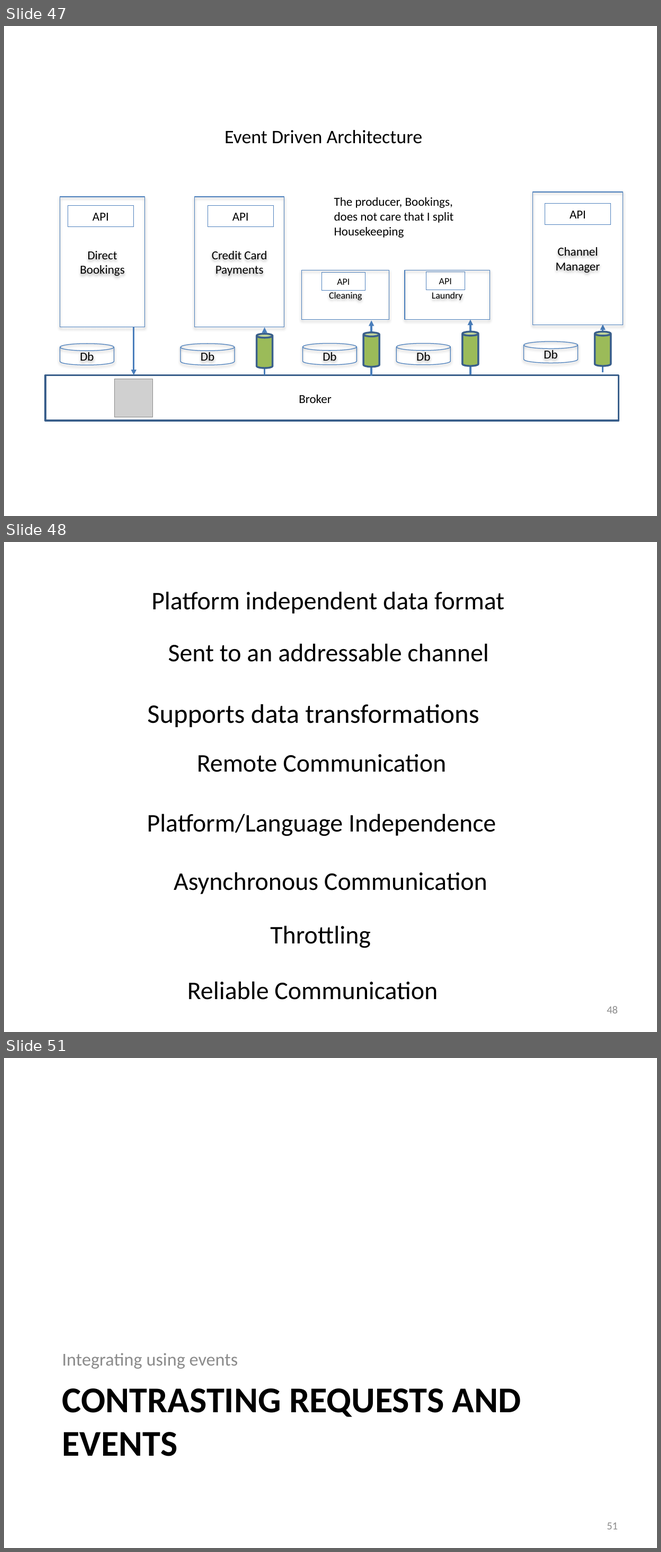
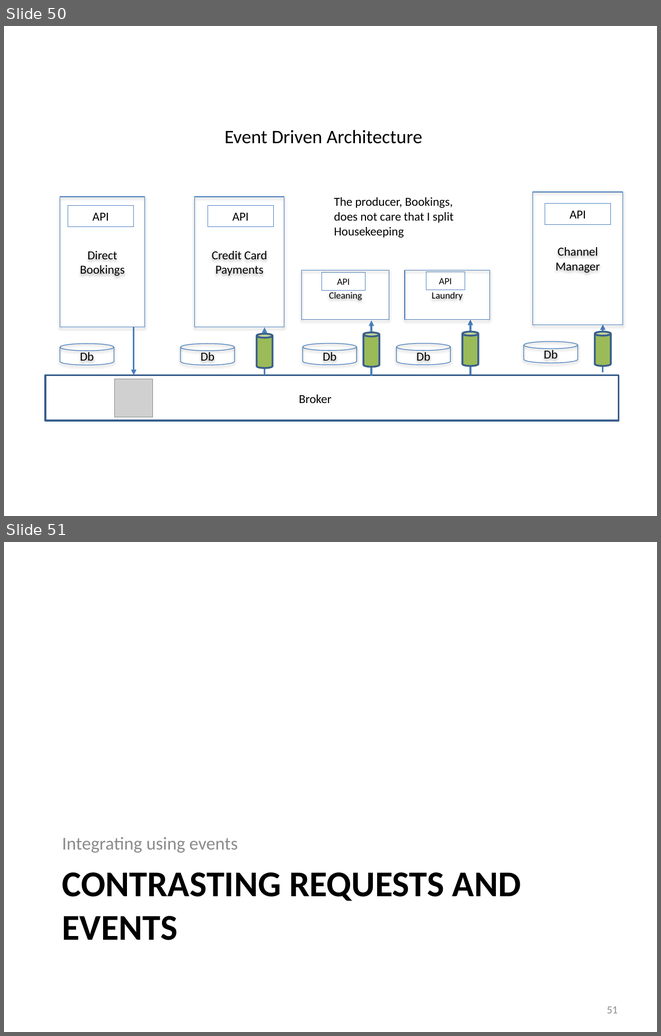
Before and after one commit to iancooper/Presentations, a slide deck: Practical Messaging - Day 1 - New.pptx. Shown one above the other, each under a label of ours: slides 47, 48 and 51 before the commit, slides 50 and 51 after it; the slides between them are not shown. The pictures are 661x1552 and 661x1036 pixels, drawn with LibreOffice and Linux fonts; fonts in the diff are those of the drawing; grey boxes stand for pictures. Boxes give left, top, right and bottom in pixels: in the first picture for what was removed or moved away, otherwise in the second. Text is boxed around its words. In the diff, an @@ line names an element or a change of style, - is before the commit and + after.

```diff
--- a/Practical Messaging - Day 1 - New.pptx
+++ b/Practical Messaging - Day 1 - New.pptx
@@ slide 48 removed at <box>4,542,657,1032</box>, background #FFFFFF @@
@@ text removed at <box>151,591,504,614</box> @@
-Platform independent data format
@@ text removed at <box>168,643,488,662</box> @@
-Sent to an addressable channel
@@ text removed at <box>147,704,479,727</box> @@
-Supports data transformations
@@ text removed at <box>197,754,446,772</box> @@
-Remote Communication
@@ text removed at <box>147,813,496,836</box> @@
-Platform/Language Independence
@@ text removed at <box>174,872,487,894</box> @@
-Asynchronous Communication
@@ text removed at <box>270,925,370,948</box> @@
-Throttling
@@ text removed at <box>187,981,438,999</box> @@
-Reliable Communication
@@ page number removed at <box>607,1006,618,1013</box> @@
-48
@@ what was slide 47 is now slide 50 @@
```
Also in this commit, not shown: 10 slides changed, 6 slides added, 6 other slides removed.
